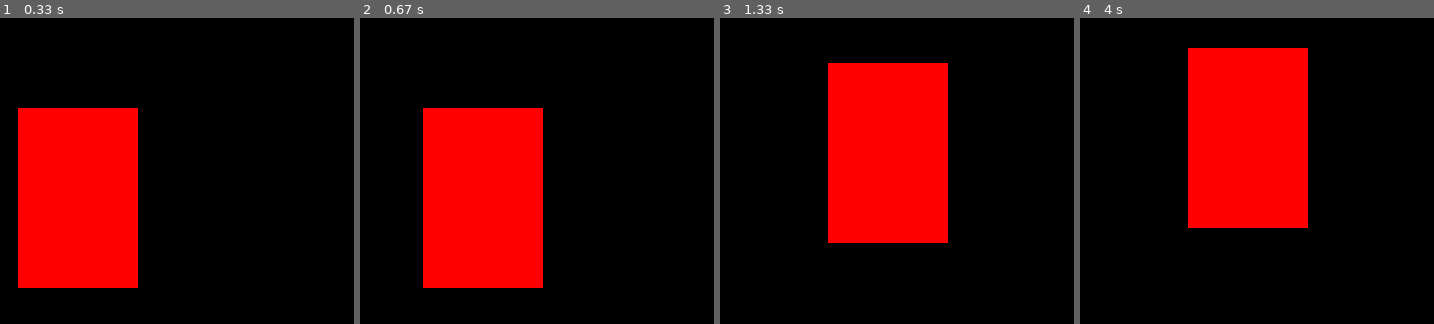
Above: before the commit, frames 1-4 (left to right).
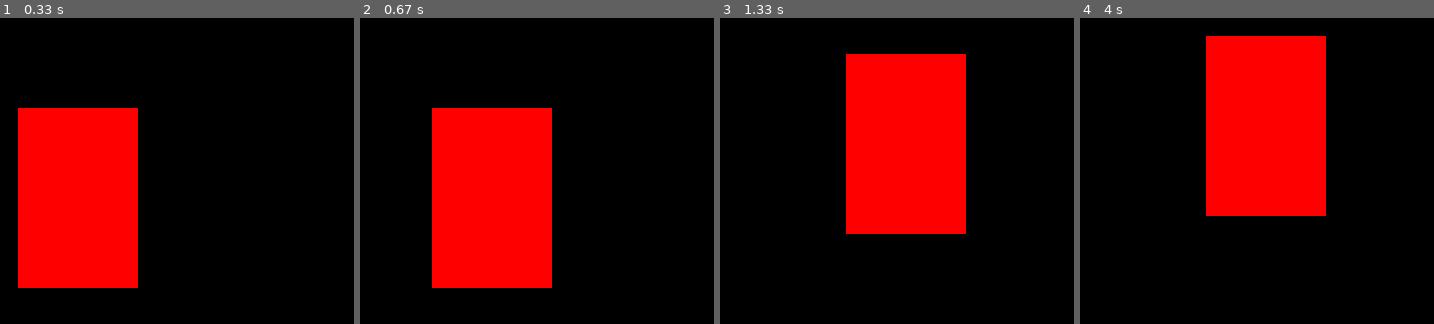
Above: after the commit, the same moments.

Repository: VirtuaFighter/pygameLearn
Game: pygame game, started from Basic Movement and Key Presses.py
Same seed, same stepped clock (60 frames per second), same inputs: the game is played once before the commit and once after it.
Inputs:
- Up to frame 1 (0.33 s): no input
- Up to frame 2 (0.67 s): hold Right from 0.33 s (still down)
- Up to frame 3 (1.33 s): release Right at 0.8 s; hold Up 0.83-1.13 s; hold Right from 1.17 s (still down)
- Up to frame 4 (4 s): release Right at 1.63 s; hold Left 1.67-2.2 s; hold Down 2.23-2.53 s; hold Left 2.57-2.97 s; hold Up 3-3.37 s; hold Right from 3.4 s (still down)

Frame 1 is identical in both runs. In frame 2, 3.0% of the frame differs, in the area x 17-55%, y 29-89%; in frame 3, 7.7%; in frame 4, 8.2%, in the area x 30-70%, y 5-69%.

Commit message:
Changed velocity to 6 from 5

Diff:
--- a/Basic Movement and Key Presses.py
+++ b/Basic Movement and Key Presses.py
@@ -8,7 +8,7 @@
 y = 50
 width = 40
 height = 60
-vel = 5
+vel = 6
 
 run = True  #GameLoop
 while run:
